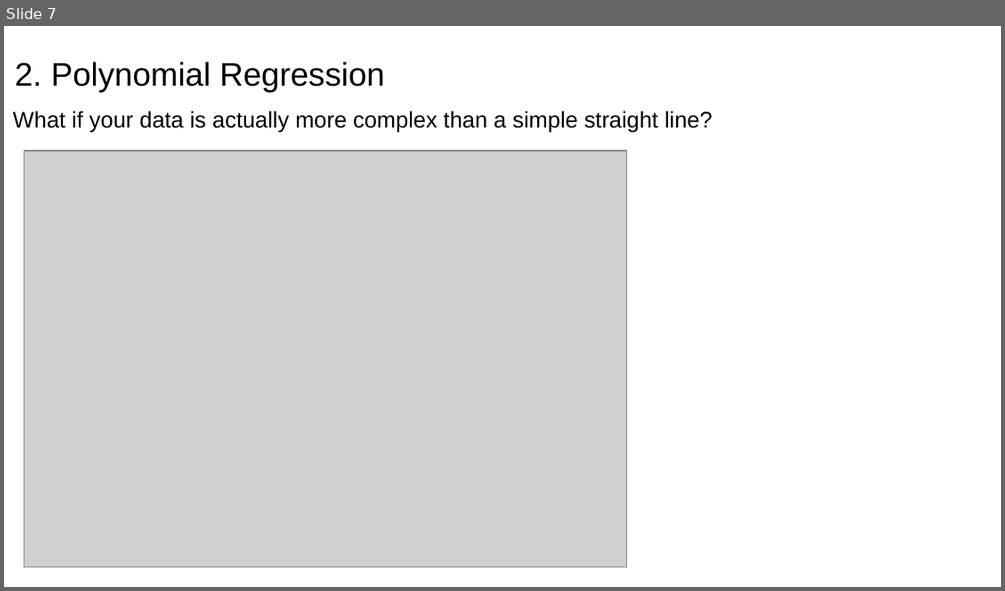
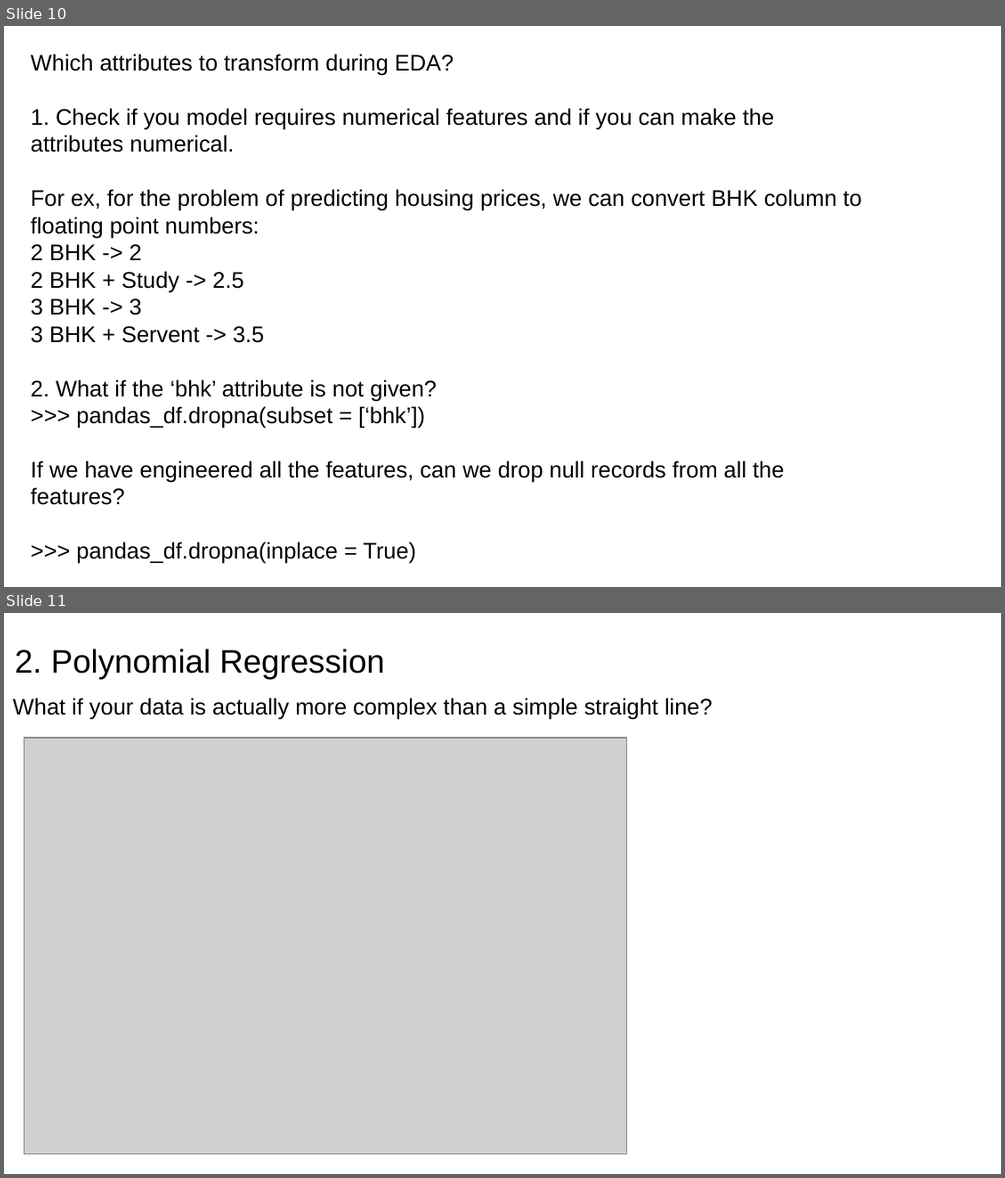
Before and after one commit to ashishjain1547/public_lessons_in_machine_learning, a slide deck: Regression/Hands-on 5 Regression Algorithms Using Scikit-Learn/Hands-on 5 Regression Algorithms Using Scikit-Learn.odp. Shown one above the other, each under a label of ours: slide 7 before the commit, slides 10 and 11 after it. The pictures are 1005x591 and 1005x1178 pixels, drawn with LibreOffice and Linux fonts; fonts in the diff are those of the drawing; grey boxes stand for pictures. Boxes give left, top, right and bottom in pixels: in the first picture for what was removed or moved away, otherwise in the second. Text is boxed around its words. In the diff, an @@ line names an element or a change of style, - is before the commit and + after.

```diff
--- a/Regression/Hands-on 5 Regression Algorithms Using Scikit-Learn/Hands-on 5 Regression Algorithms Using Scikit-Learn.odp
+++ b/Regression/Hands-on 5 Regression Algorithms Using Scikit-Learn/Hands-on 5 Regression Algorithms Using Scikit-Learn.odp
@@ slide 10 added at box(4, 26, 1001, 587), background #FFFFFF @@
@@ text added at box(31, 54, 862, 564), 18 pt, text #000000 @@
+Which attributes to transform during EDA?
+1. Check if you model requires numerical features and if you can make the attributes numerical.
+For ex, for the problem of predicting housing prices, we can convert BHK column to floating point numbers:
+2 BHK -> 2
+2 BHK + Study -> 2.5
+3 BHK -> 3
+3 BHK + Servent -> 3.5
+2. What if the ‘bhk’ attribute is not given?
+>>> pandas_df.dropna(subset = [‘bhk’])
+If we have engineered all the features, can we drop null records from all the features?
+>>> pandas_df.dropna(inplace = True)
@@ what was slide 7 is now slide 11 @@
```
Also in this commit, not shown: 1 slide changed, 5 other slides added.
